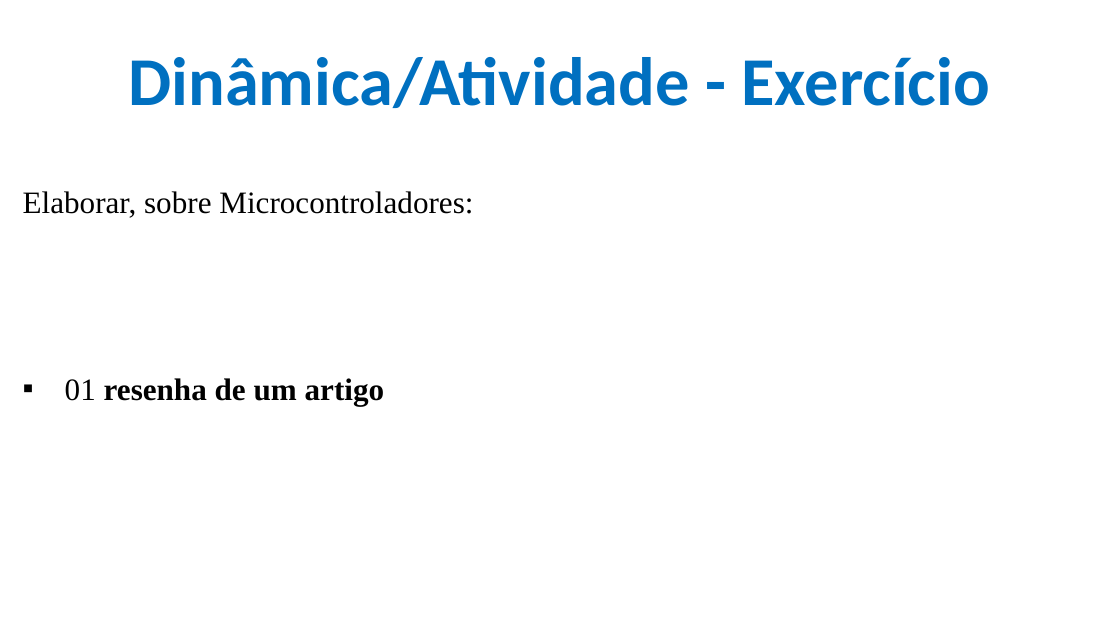
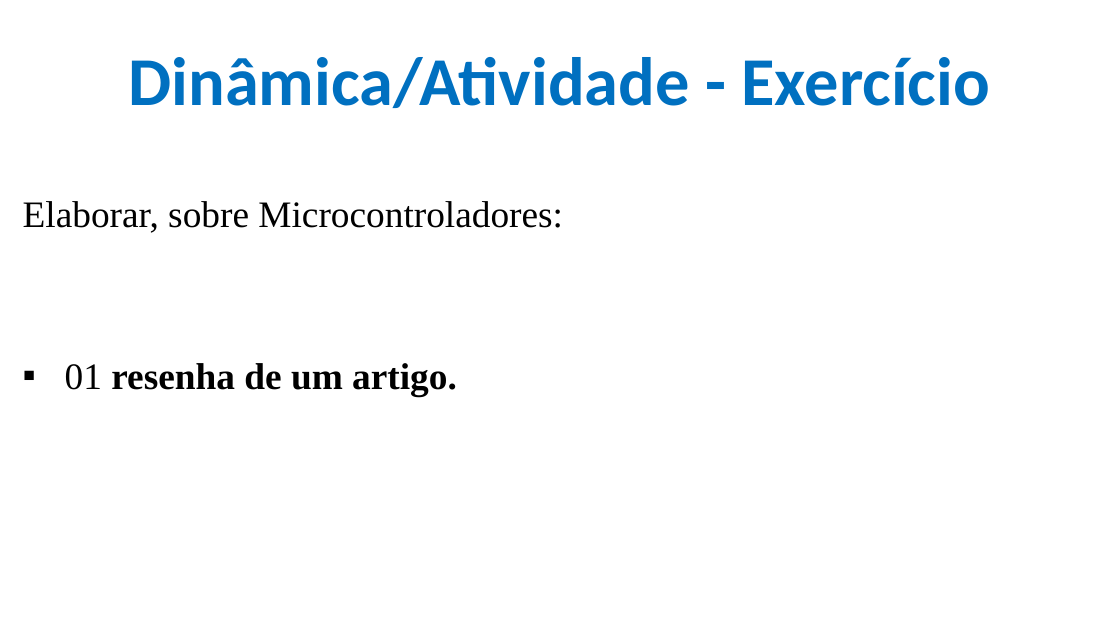
Before and after one commit to CloudEducationBrazil/WydenArea1ProgramacaoMicrocontroladores, a slide deck: slide 13 of 01 Classes/Aula 10 - Programação Microcontroladores - Projetos com Microcontroladores Boas Práticas e Wifi.pptx. Drawn at 1120x630 pixels with LibreOffice and Linux fonts; fonts in the diff are those of the drawing; background and template pictures are left out. Boxes give left, top, right and bottom in pixels: in the first picture for what was removed or moved away, otherwise in the second. Text is boxed around its words. In the diff, an @@ line names an element or a change of style, - is before the commit and + after.

Commit message:
Microc ...  13Mai2025

```diff
--- a/01 Classes/Aula 10 - Programação Microcontroladores - Projetos com Microcontroladores Boas Práticas e Wifi.pptx
+++ b/01 Classes/Aula 10 - Programação Microcontroladores - Projetos com Microcontroladores Boas Práticas e Wifi.pptx
@@ text at <box>23,201,563,233</box>: size 20 to 24 pt in "Elaborar, sobre Microcontroladores:" @@
@@ text at <box>65,363,457,396</box>: text changed; size 20 to 24 pt @@
-▪ 01 resenha de um artigo
+▪ 01 resenha de um artigo.
```
Also in this commit, not shown: 5 other slides changed, 1 other file.
